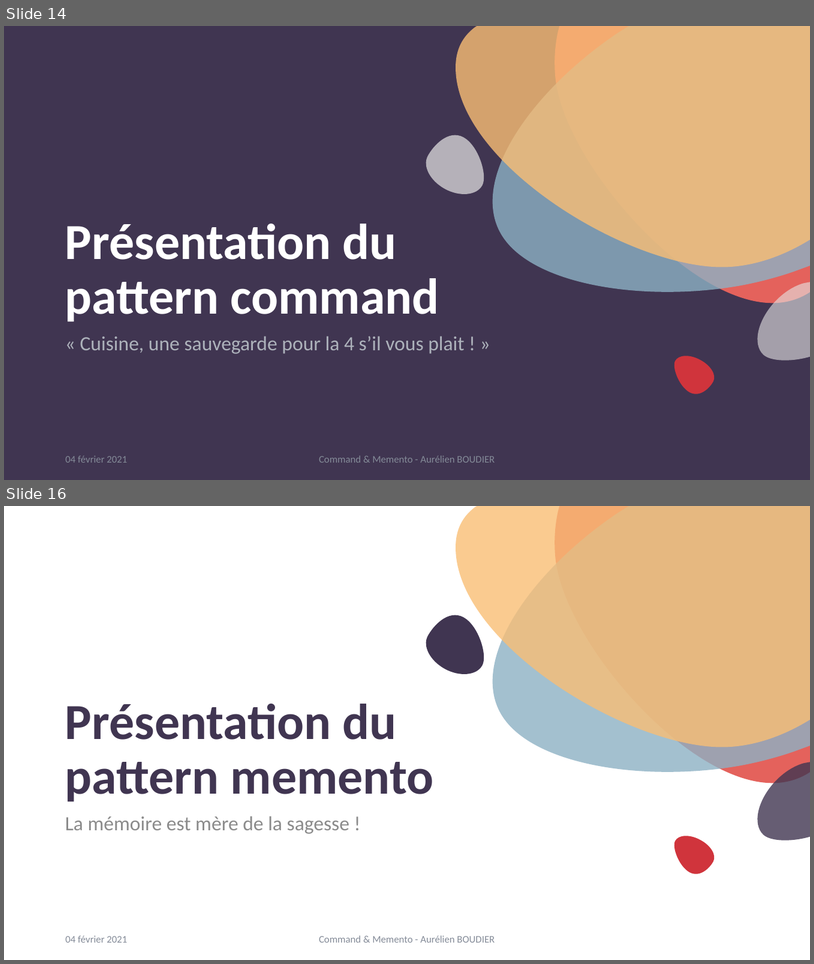
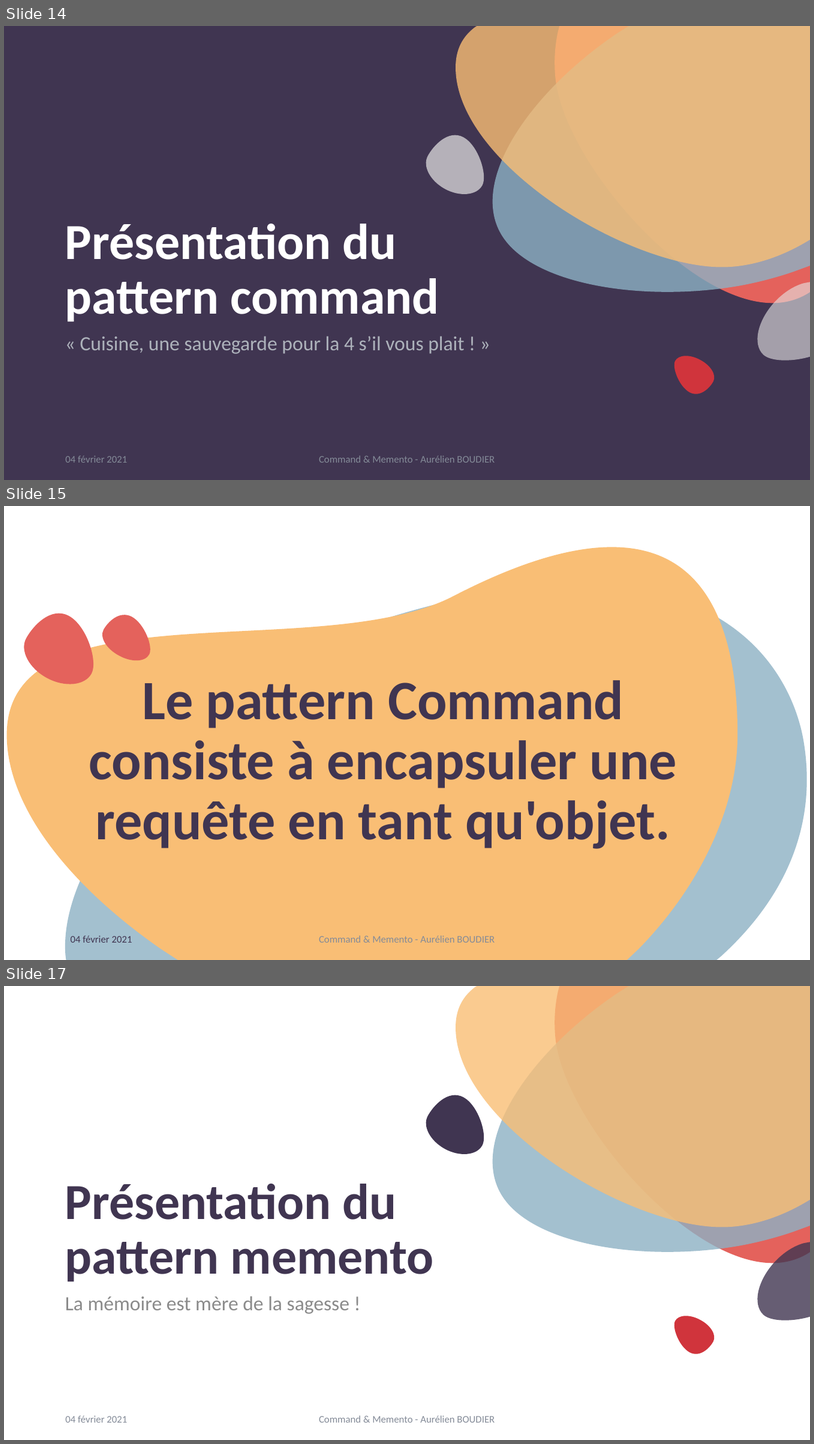
Before and after one commit to kyweez/CDA-14-DESIGN-PATTERN, a slide deck: 01-Powerpoint-presentation/PowerpointPresentation.pptx. Shown one above the other, each under a label of ours: slides 14 and 16 before the commit, slides 14, 15 and 17 after it; the slides between them are not shown. The pictures are 814x964 and 814x1444 pixels, drawn with LibreOffice and Linux fonts; fonts in the diff are those of the drawing. Boxes give left, top, right and bottom in pixels: in the first picture for what was removed or moved away, otherwise in the second. Text is boxed around its words. In the diff, an @@ line names an element or a change of style, - is before the commit and + after.

Commit message:
Commnand pattern / ppt in progress

```diff
--- a/01-Powerpoint-presentation/PowerpointPresentation.pptx
+++ b/01-Powerpoint-presentation/PowerpointPresentation.pptx
@@ slide 15 added at [4, 506, 810, 960], background #FFFFFF @@
@@ freeform shape added at [7, 547, 738, 960], fill #F9BE75 @@
@@ freeform shape added at [65, 585, 807, 960], fill #8DB1C4 at 80% opacity @@
@@ freeform shape added at [24, 613, 93, 684], fill #E4625C @@
@@ freeform shape added at [102, 615, 150, 660], fill #E4625C @@
@@ text added at [89, 680, 678, 849], 66 pt, text #403551, bold @@
+Le pattern Command consiste à encapsuler une requête en tant qu'objet.
@@ text added at [71, 935, 132, 942], 12 pt, text #403551 @@
+04 février 2021
@@ text added at [319, 935, 495, 942], 12 pt, text #848B98 @@
+Command & Memento - Aurélien BOUDIER
@@ what was slide 16 is now slide 17 @@
```
Also in this commit, not shown: 2 slides changed, 1 other file.
